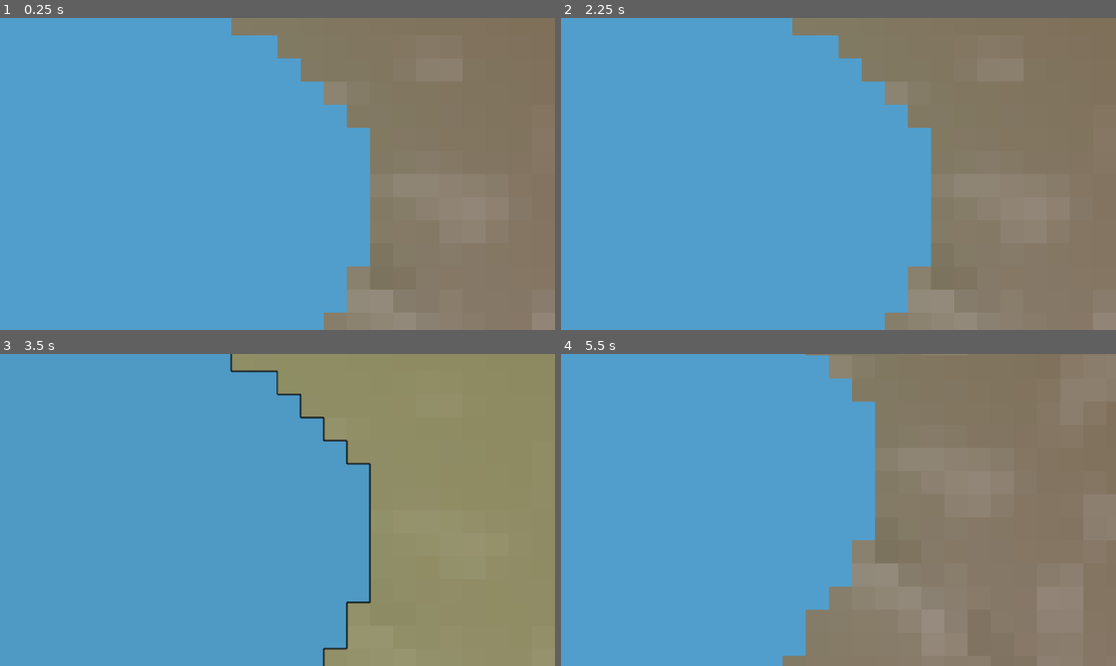
Above: before the commit, frames 1-4 (two rows, left to right).
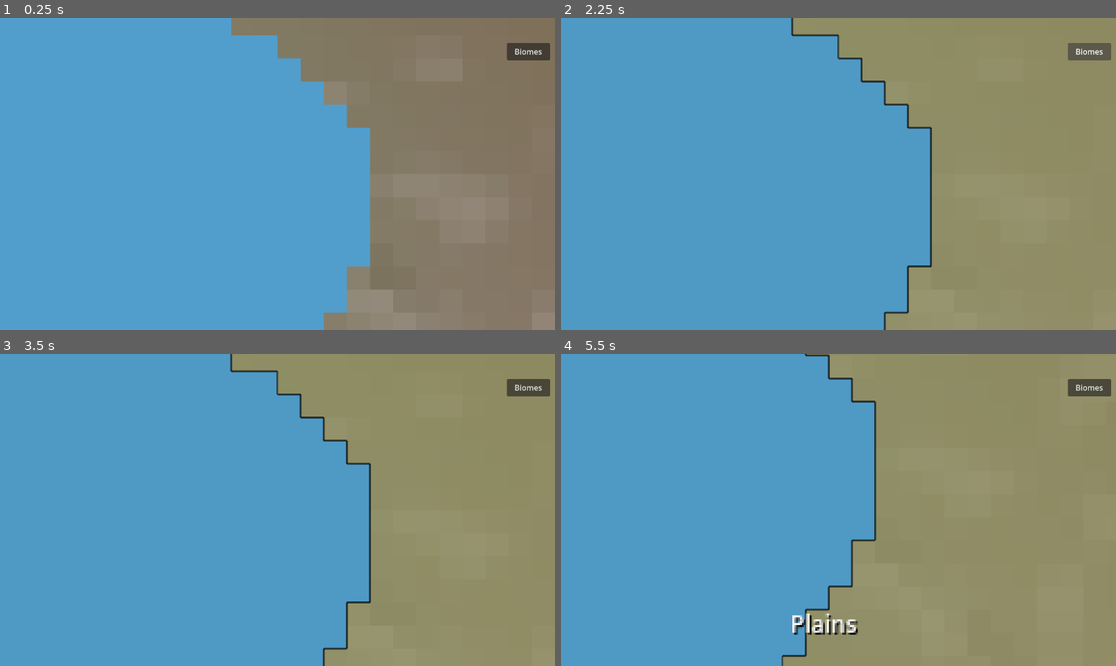
Above: after the commit, the same moments.

Repository: joahreason/explore
Game: Godot game, scene res://world.tscn
Same seed, same stepped clock (60 frames per second), same inputs: the game is played once before the commit and once after it.
Inputs (mouse positions are in pixels of both pictures, inside the frame that each line leads up to):
- Up to frame 1 (0.25 s): no input
- Up to frame 2 (2.25 s): click (1088, 52) at 0.5 s, where only the run after the commit has a clickable "Biomes"; click (1088, 52) at 1.25 s, where only the run after the commit has a clickable "Biomes"; click (1088, 52) at 2 s, where only the run after the commit has a clickable "Biomes"
- Up to frame 3 (3.5 s): tap Enter at 2.75 s; move the mouse to (399, 494) at 2.77 s; tap B at 2.85 s; click (399, 494) at 2.92 s
- Up to frame 4 (5.5 s): tap Space at 3.5, 5 s; drag from (727, 525) to (810, 572) at 3.52 s; tap Enter at 4.25 s; move the mouse to (894, 441) at 4.27 s; tap B at 4.35 s; click (894, 441) at 4.42 s; drag from (810, 572) to (672, 463) at 5.02 s

The runs differ from the first frame. In frame 1, 0.4% of the frame differs, in the area x 91-100%, y 8-14%; in frame 2, 2.6%, in the area x 41-100%, y 0-100%; in frame 3, 0.4%; in frame 4, 2.1%.

Commit message:
Add on-screen button to toggle the biome overlay
Same underlying toggle the "B" key already used - made
ChunkManager.toggle_biome_overlay() public so this button (and any
future UI) can call it directly, useful on touch devices with no
keyboard.

Co-Authored-By: Claude Sonnet 5 <noreply@anthropic.com>
Claude-Session: https://claude.ai/code/session_01FGRKBehJuHB2bSj53HPTpB

Diff:
--- /dev/null
+++ b/scripts/biome_toggle_button.gd
@@ -0,0 +1,12 @@
+extends Button
+
+## Calls the same toggle the "B" key already triggers on ChunkManager
+## (this button's grandparent: World/UI/BiomeButton -> World).
+
+
+func _ready() -> void:
+	pressed.connect(_on_pressed)
+
+
+func _on_pressed() -> void:
+	get_node("../..").toggle_biome_overlay()
--- a/scripts/chunk_manager.gd
+++ b/scripts/chunk_manager.gd
@@ -45,10 +45,11 @@
 
 func _unhandled_input(event: InputEvent) -> void:
 	if event is InputEventKey and event.pressed and not event.echo and event.keycode == KEY_B:
-		_toggle_biome_overlay()
+		toggle_biome_overlay()
 
 
-func _toggle_biome_overlay() -> void:
+## Public so both the "B" key and the on-screen button can trigger it.
+func toggle_biome_overlay() -> void:
 	_overlay_enabled = not _overlay_enabled
 	if _overlay_enabled:
 		for chunk_coord in _loaded_chunks.keys():
--- a/world.tscn
+++ b/world.tscn
@@ -3,6 +3,7 @@
 [ext_resource type="Script" uid="uid://hx4p5eruo1tv" path="res://scripts/chunk_manager.gd" id="1"]
 [ext_resource type="Script" path="res://scripts/camera_rig.gd" id="2"]
 [ext_resource type="Script" path="res://scripts/reload_button.gd" id="3"]
+[ext_resource type="Script" path="res://scripts/biome_toggle_button.gd" id="4"]
 
 [node name="World" type="Node2D" unique_id=1158263506]
 script = ExtResource("1")
@@ -30,3 +31,13 @@
 offset_bottom = 46.0
 text = "Reload"
 script = ExtResource("3")
+
+[node name="BiomeButton" type="Button" parent="UI"]
+anchor_left = 1.0
+anchor_right = 1.0
+offset_left = -100.0
+offset_top = 52.0
+offset_right = -10.0
+offset_bottom = 88.0
+text = "Biomes"
+script = ExtResource("4")
